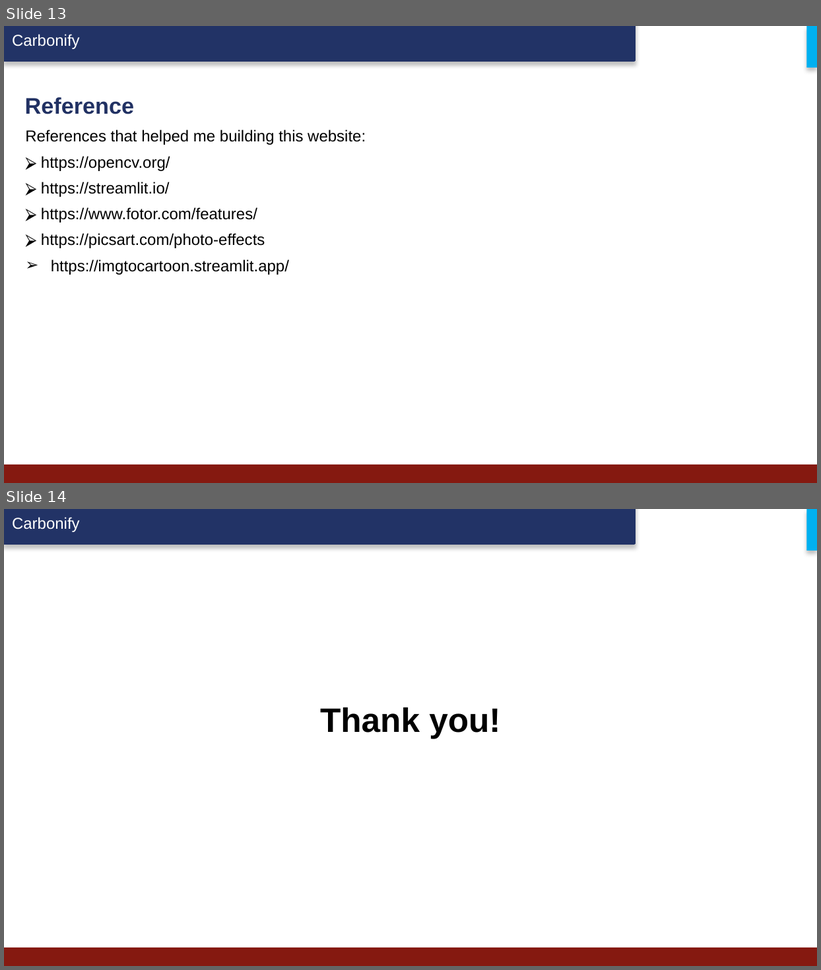
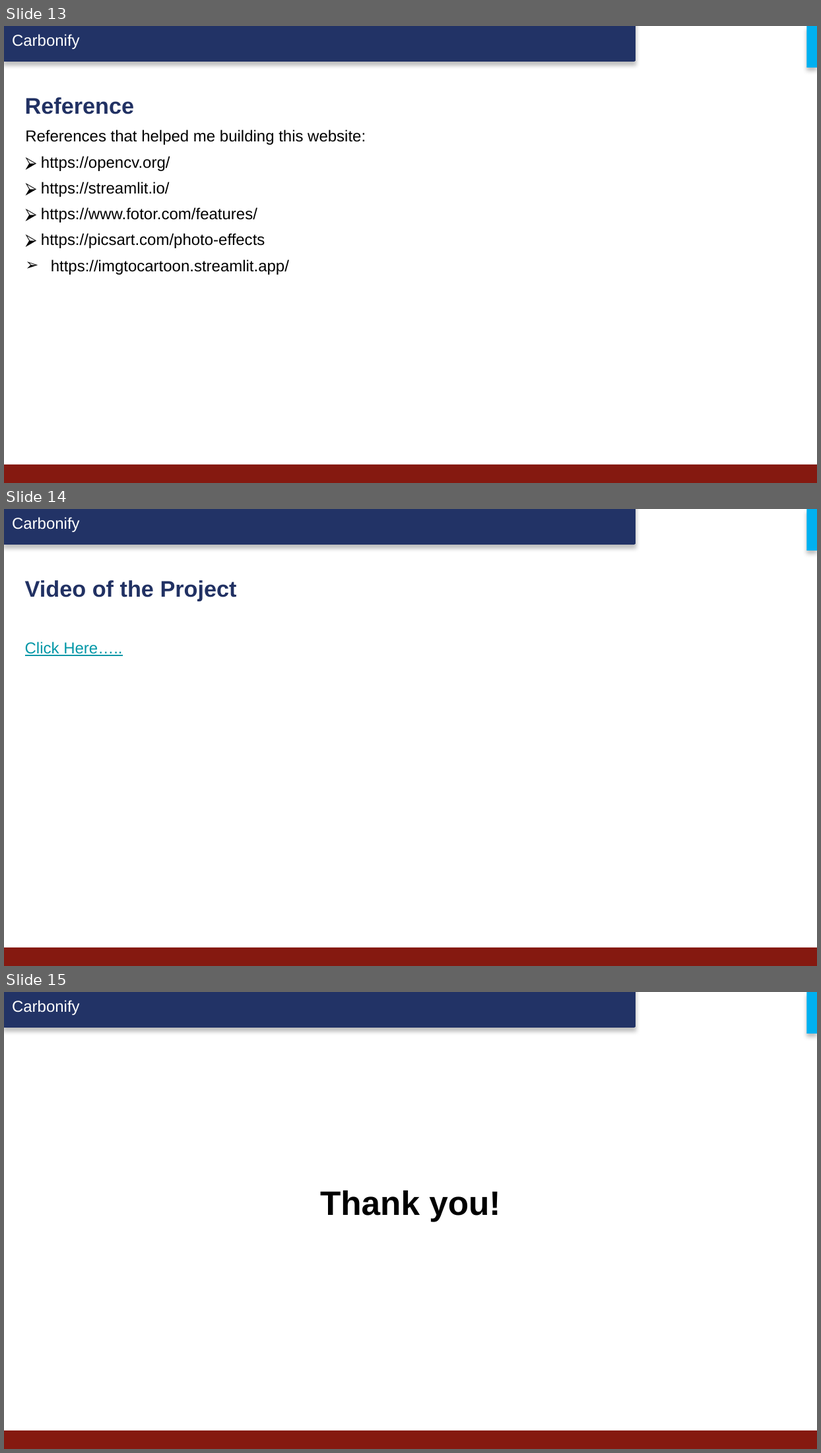
Before and after one commit to soliyahit56/project, a slide deck: Document/Cartoonyfiy.pptx. Shown one above the other, each under a label of ours: slides 13 and 14 before the commit, slides 13, 14 and 15 after it. The pictures are 821x970 and 821x1453 pixels, drawn with LibreOffice and Linux fonts; fonts in the diff are those of the drawing; background and template pictures are left out. Boxes give left, top, right and bottom in pixels: in the first picture for what was removed or moved away, otherwise in the second. Text is boxed around its words. In the diff, an @@ line names an element or a change of style, - is before the commit and + after.

```diff
--- a/Document/Cartoonyfiy.pptx
+++ b/Document/Cartoonyfiy.pptx
@@ slide 14 added at [4, 509, 817, 966], background #FFFFFF; not listed: 3 template elements that a slide beside it also shows @@
@@ text added at [25, 580, 237, 601], 20 pt, text #213163, bold @@
+Video of the Project
@@ text added at [25, 642, 122, 656], 14 pt, text #0097A7, underline @@
+  Click Here…..
@@ what was slide 14 is now slide 15 @@
```
Also in this commit, not shown: 3 other files.
